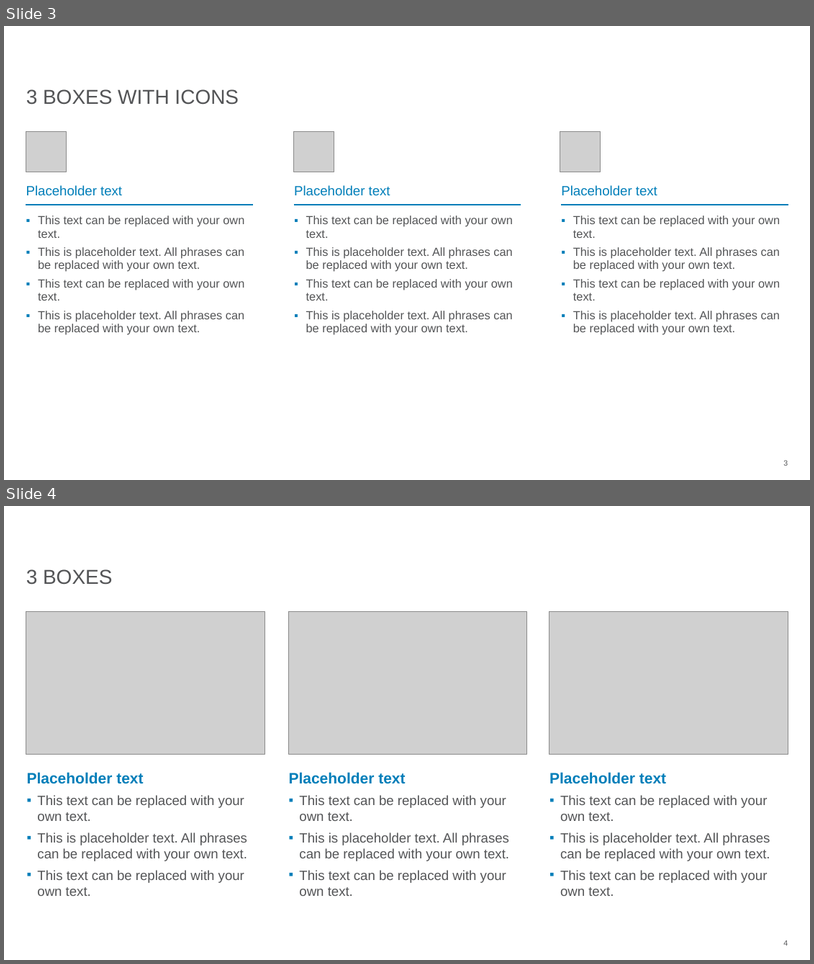
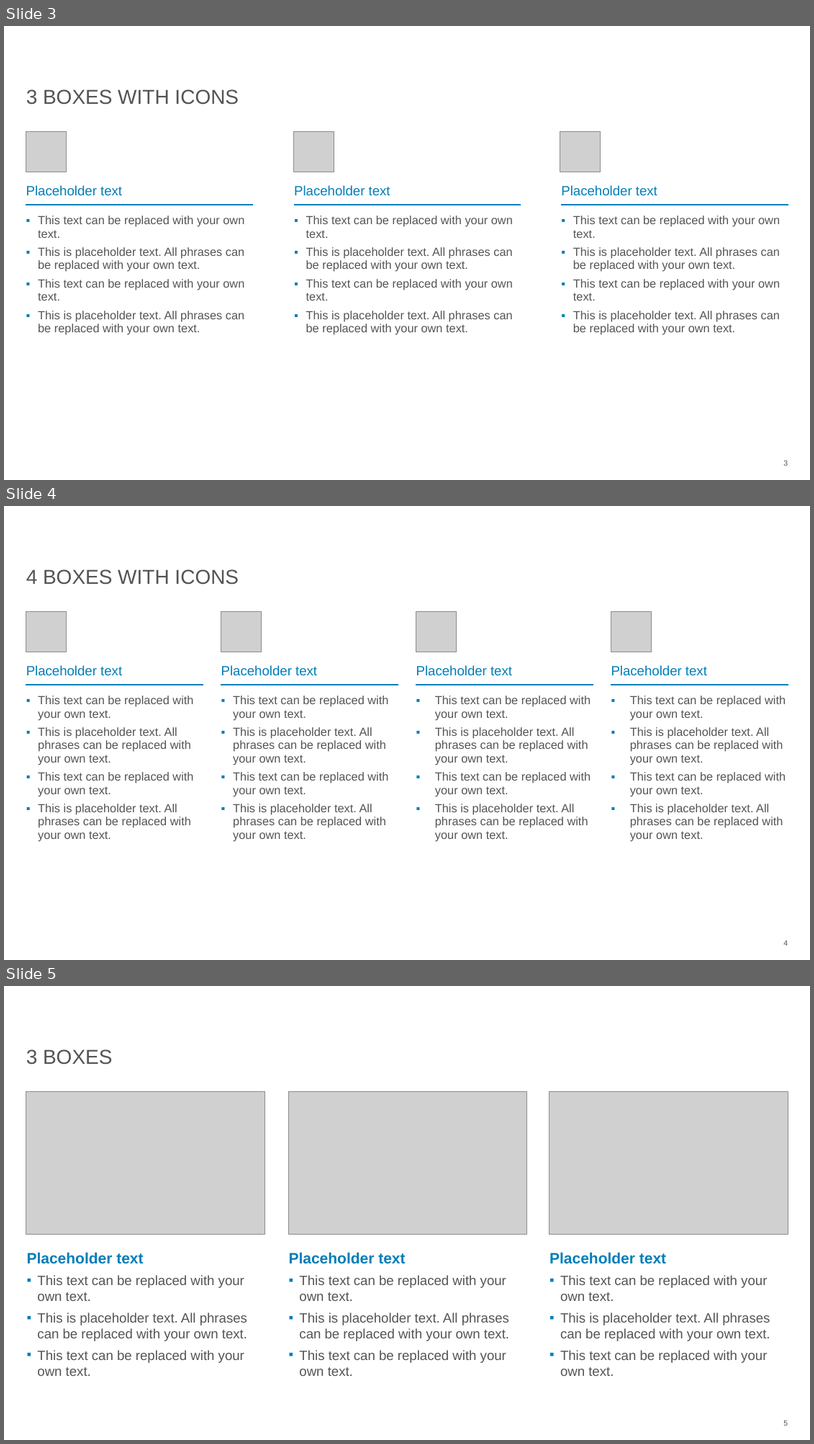
Before and after one commit to nassim-akalai/thesis_latex, a slide deck: Präsentation4.pptx. Shown one above the other, each under a label of ours: slides 3 and 4 before the commit, slides 3, 4 and 5 after it. The pictures are 814x964 and 814x1444 pixels, drawn with LibreOffice and Linux fonts; fonts in the diff are those of the drawing; grey boxes stand for pictures; background and template pictures are left out. Boxes give left, top, right and bottom in pixels: in the first picture for what was removed or moved away, otherwise in the second. Text is boxed around its words. In the diff, an @@ line names an element or a change of style, - is before the commit and + after.

```diff
--- a/Präsentation4.pptx
+++ b/Präsentation4.pptx
@@ slide 4 added at <box>4,506,810,960</box>, background #FFFFFF @@
@@ title added at <box>26,569,239,584</box>, 24 pt, text #535456 @@
+4 BOXES WITH ICONS
@@ picture added at <box>26,611,67,651</box> @@
@@ picture added at <box>221,611,262,651</box> @@
@@ picture added at <box>417,611,457,651</box> @@
@@ picture added at <box>612,611,652,651</box> @@
@@ table added at <box>26,663,203,857</box>, 2 rows, 1 columns @@
+Placeholder text
+This text can be replaced with your own text. / This is placeholder text. All phrases can be replaced with your own text. / This text can be replaced with your own text. / This is placeholder text. All phrases can be replaced with your own text.
@@ table added at <box>221,663,398,857</box>, 2 rows, 1 columns @@
+Placeholder text
+This text can be replaced with your own text. / This is placeholder text. All phrases can be replaced with your own text. / This text can be replaced with your own text. / This is placeholder text. All phrases can be replaced with your own text.
@@ table added at <box>417,663,593,857</box>, 2 rows, 1 columns @@
+Placeholder text
+This text can be replaced with your own text. / This is placeholder text. All phrases can be replaced with your own text. / This text can be replaced with your own text. / This is placeholder text. All phrases can be replaced with your own text.
@@ table added at <box>612,663,788,857</box>, 2 rows, 1 columns @@
+Placeholder text
+This text can be replaced with your own text. / This is placeholder text. All phrases can be replaced with your own text. / This text can be replaced with your own text. / This is placeholder text. All phrases can be replaced with your own text.
@@ page number added at <box>784,940,788,945</box>, 9 pt, text #535456 @@
+4
@@ what was slide 4 is now slide 5 @@
@@ page number at <box>784,1420,788,1425</box>: text changed @@
-4
+5
```
